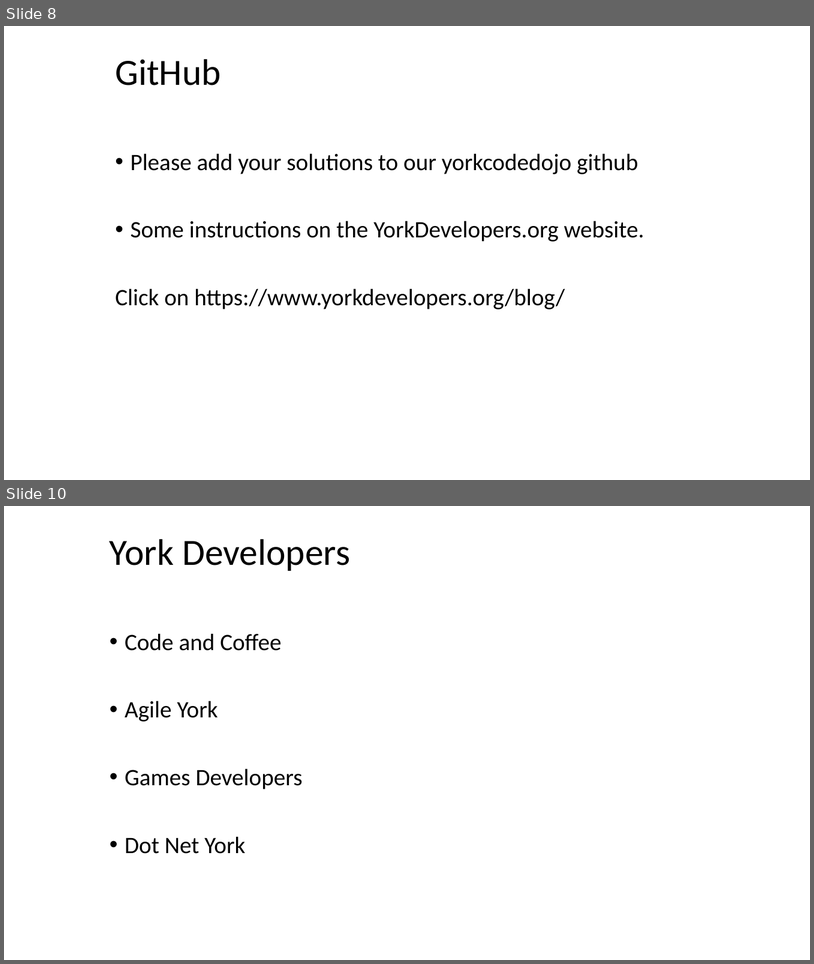
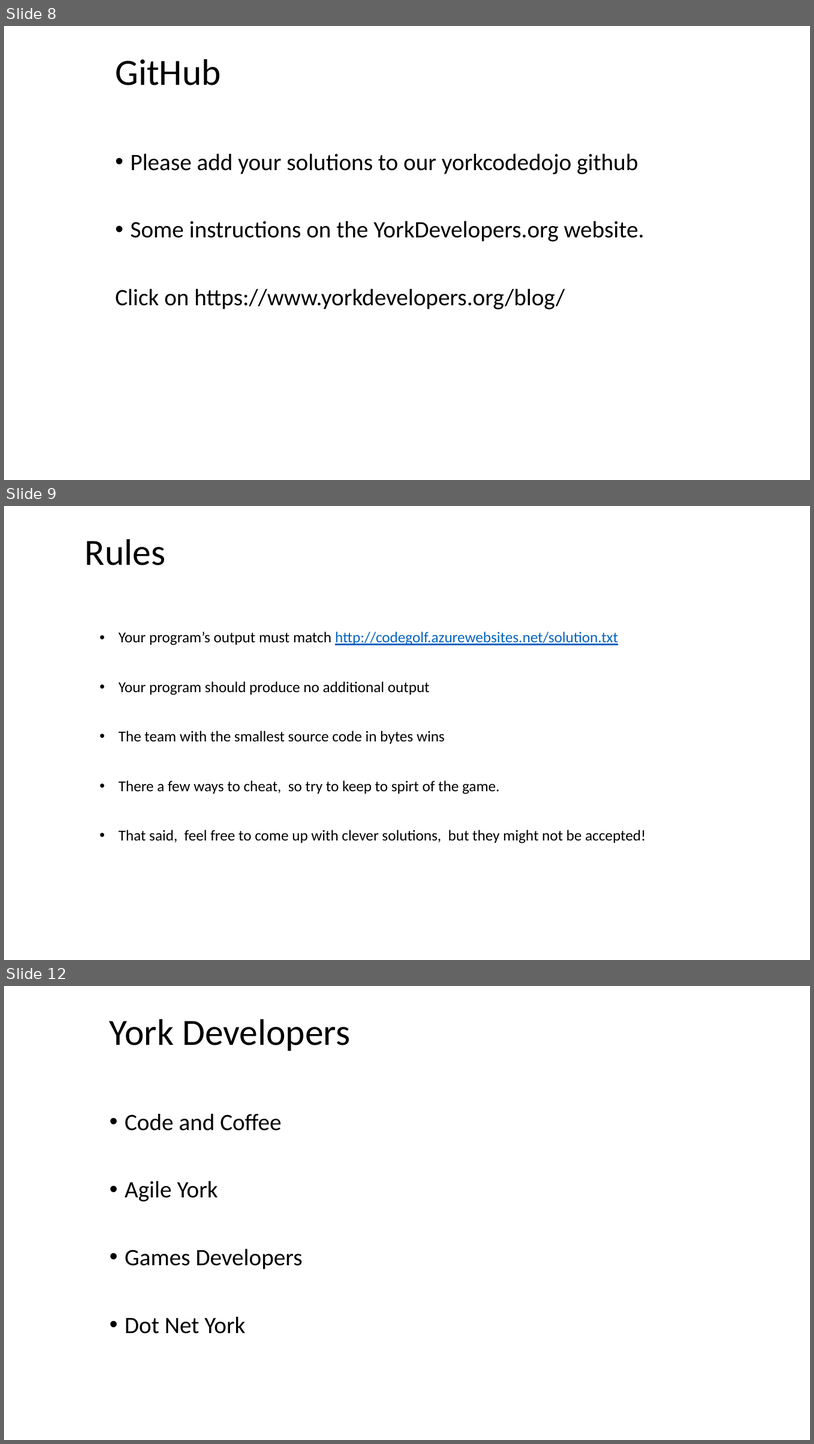
Before and after one commit to YorkCodeDojo/CodeGolfJan19, a slide deck: York Code Dojo - Code Golf.pptx. Shown one above the other, each under a label of ours: slides 8 and 10 before the commit, slides 8, 9 and 12 after it; the slides between them are not shown. The pictures are 814x964 and 814x1444 pixels, drawn with LibreOffice and Linux fonts; fonts in the diff are those of the drawing; background and template pictures are left out. Boxes give left, top, right and bottom in pixels: in the first picture for what was removed or moved away, otherwise in the second. Text is boxed around its words. In the diff, an @@ line names an element or a change of style, - is before the commit and + after.

```diff
--- a/York Code Dojo - Code Golf.pptx
+++ b/York Code Dojo - Code Golf.pptx
@@ slide 9 added at (4,506,810,960), background #FFFFFF @@
@@ title added at (85,539,166,565), 44 pt, text #000000 @@
+Rules
@@ text added at (119,631,646,843), 18 pt, text #000000 @@
+• Your program’s output must match http://codegolf.azurewebsites.net/solution.txt
+• Your program should produce no additional output
+• The team with the smallest source code in bytes wins
+• There a few ways to cheat, so try to keep to spirt of the game.
+• That said, feel free to come up with clever solutions, but they might not be accepted!
@@ what was slide 10 is now slide 12 @@
```
Also in this commit, not shown: 2 slides changed, 1 other slide added, 59 other files.
